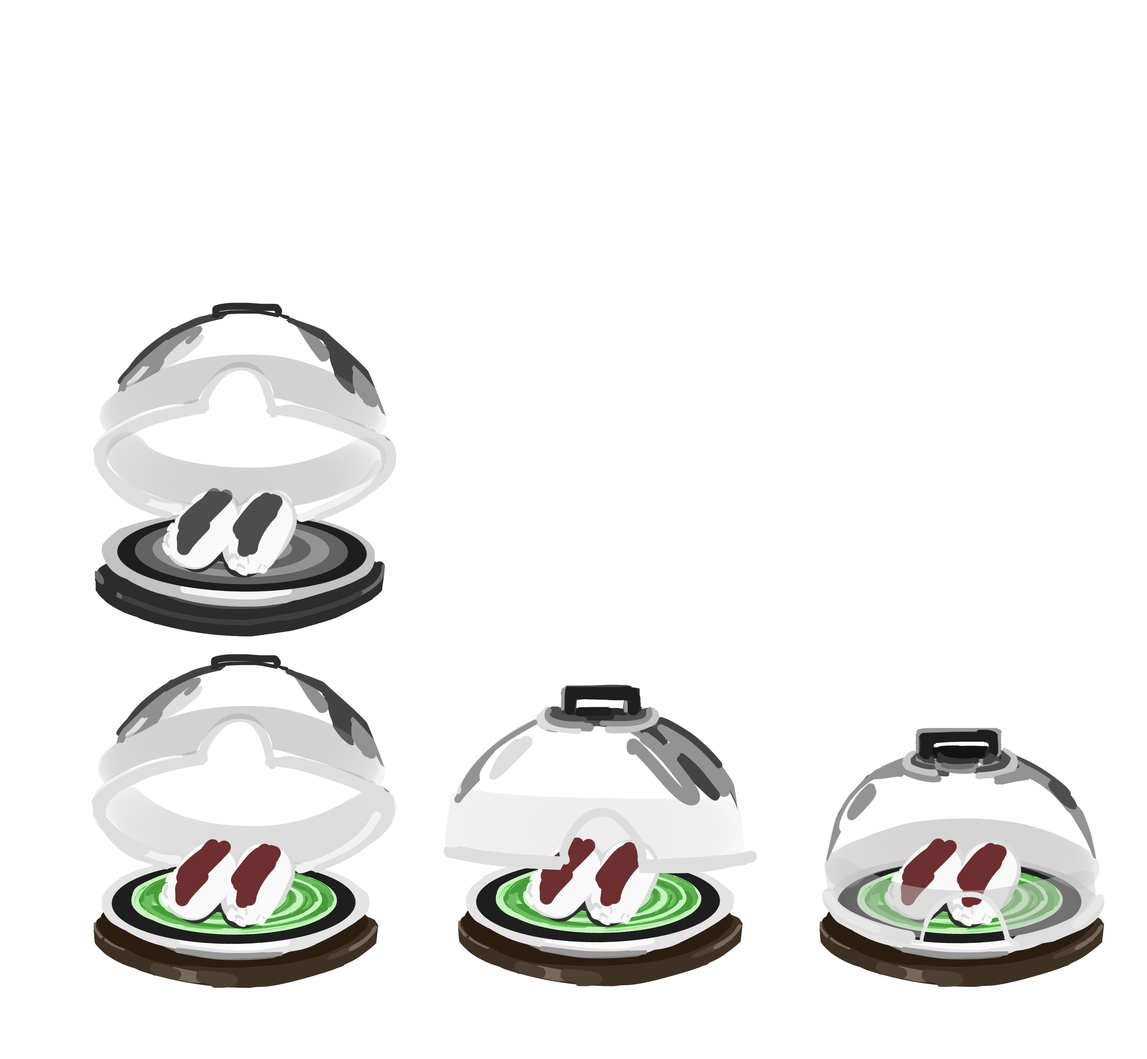
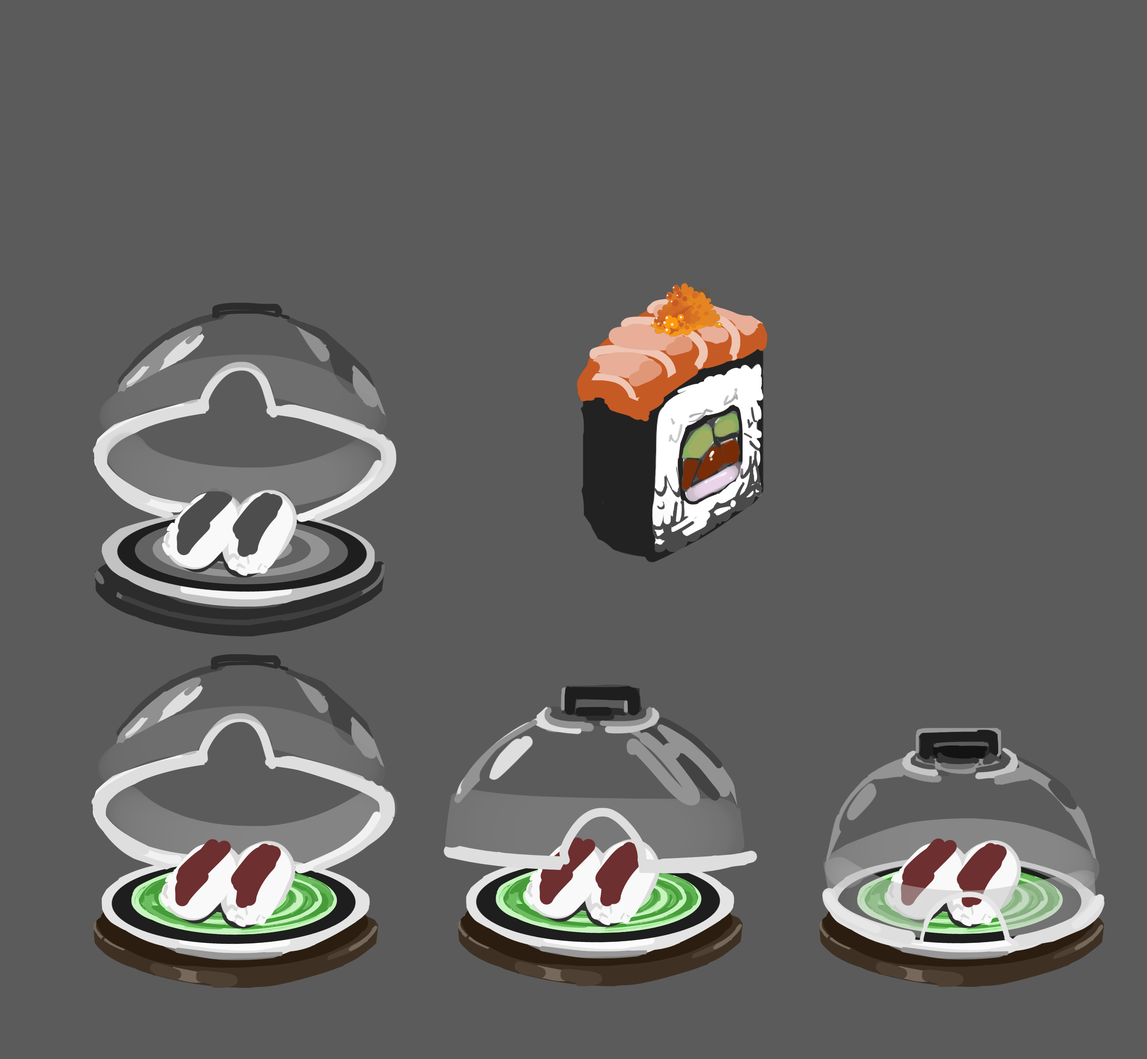
Comparing the layer stacks of the two 1147 x 1059 images. Changes:
added group "Group 2" (1st of 2) with 5 layers above "Group 2" over (576, 282, 768, 563)
added layer "Layer 72" in group "Group 2" over (650, 282, 723, 338)
added layer "Layer 71" in group "Group 2" over (576, 295, 768, 423)
added layer "Layer 70" in group "Group 2" over (652, 363, 765, 553)
added layer "Layer 69" in group "Group 2" over (580, 326, 765, 563)
added layer "Layer 68" in group "Group 2" over (590, 345, 765, 548)
showed "Layer 1" over (0, 0, 1147, 1059)
